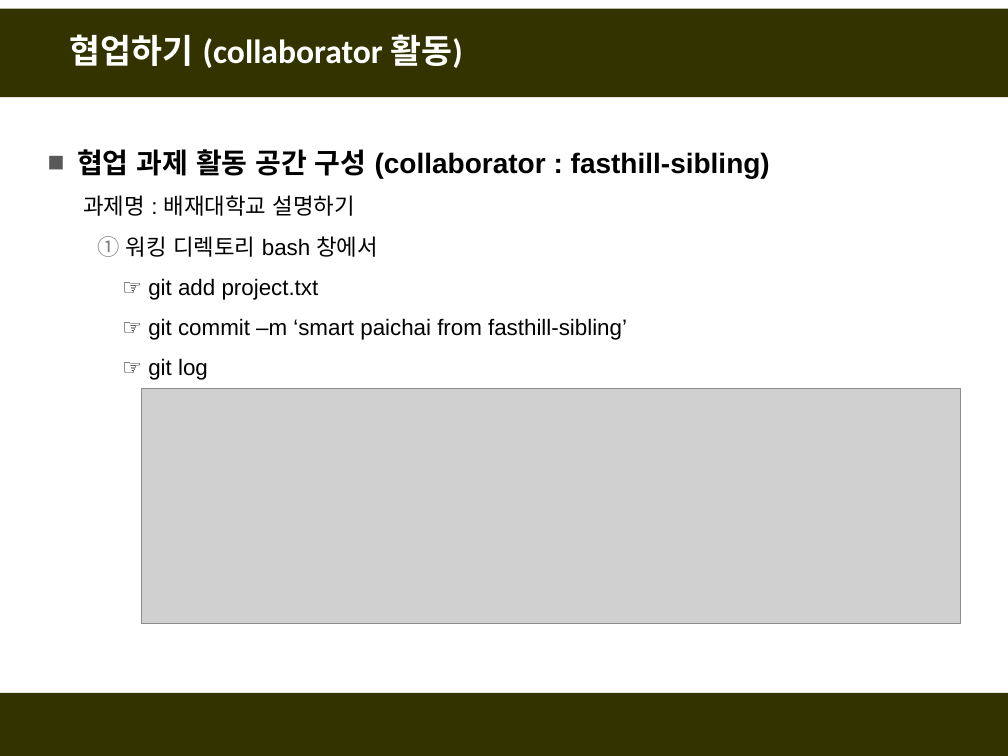
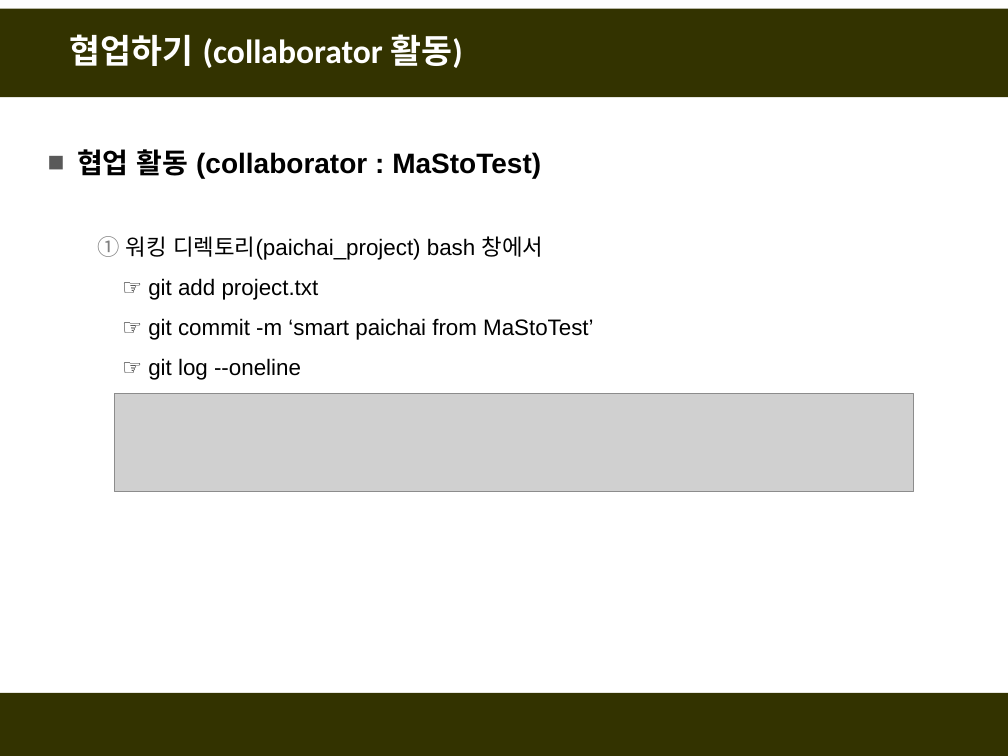
Before and after one commit to fasthill/github-lecture, a slide deck: slide 22 of git및github첫걸음4-협업하기.pptx. Drawn at 1008x756 pixels with LibreOffice and Linux fonts; fonts in the diff are those of the drawing; grey boxes stand for pictures. Boxes give left, top, right and bottom in pixels: in the first picture for what was removed or moved away, otherwise in the second. Text is boxed around its words. In the diff, an @@ line names an element or a change of style, - is before the commit and + after.

```diff
--- a/git및github첫걸음4-협업하기.pptx
+++ b/git및github첫걸음4-협업하기.pptx
@@ text at [77, 149, 544, 260]: text changed; size 20 to 16 pt; bold off @@
-■ 협업 과제 활동 공간 구성 (collaborator : fasthill-sibling)
-  과제명 : 배재대학교 설명하기
-  1. 워킹 디렉토리 bash 창에서
+■ 협업 활동 (collaborator : MaStoTest)
+  1. 워킹 디렉토리(paichai_project) bash 창에서
@@ text at [148, 318, 593, 380]: text changed @@
-  ☞ git commit –m ‘smart paichai from fasthill-sibling’
-  ☞ git log
+  ☞ git commit -m ‘smart paichai from MaStoTest’
+  ☞ git log --oneline
@@ picture removed at [141, 389, 960, 624] @@
@@ picture added at [115, 393, 914, 492] @@
```
Also in this commit, not shown: 16 other slides changed, 8 slides added, 2 slides removed.
